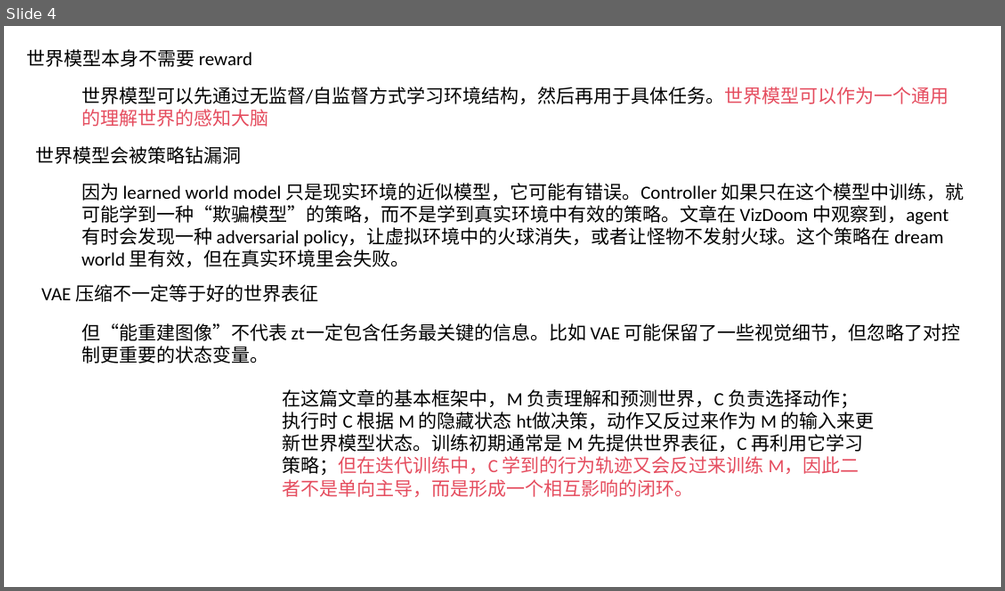
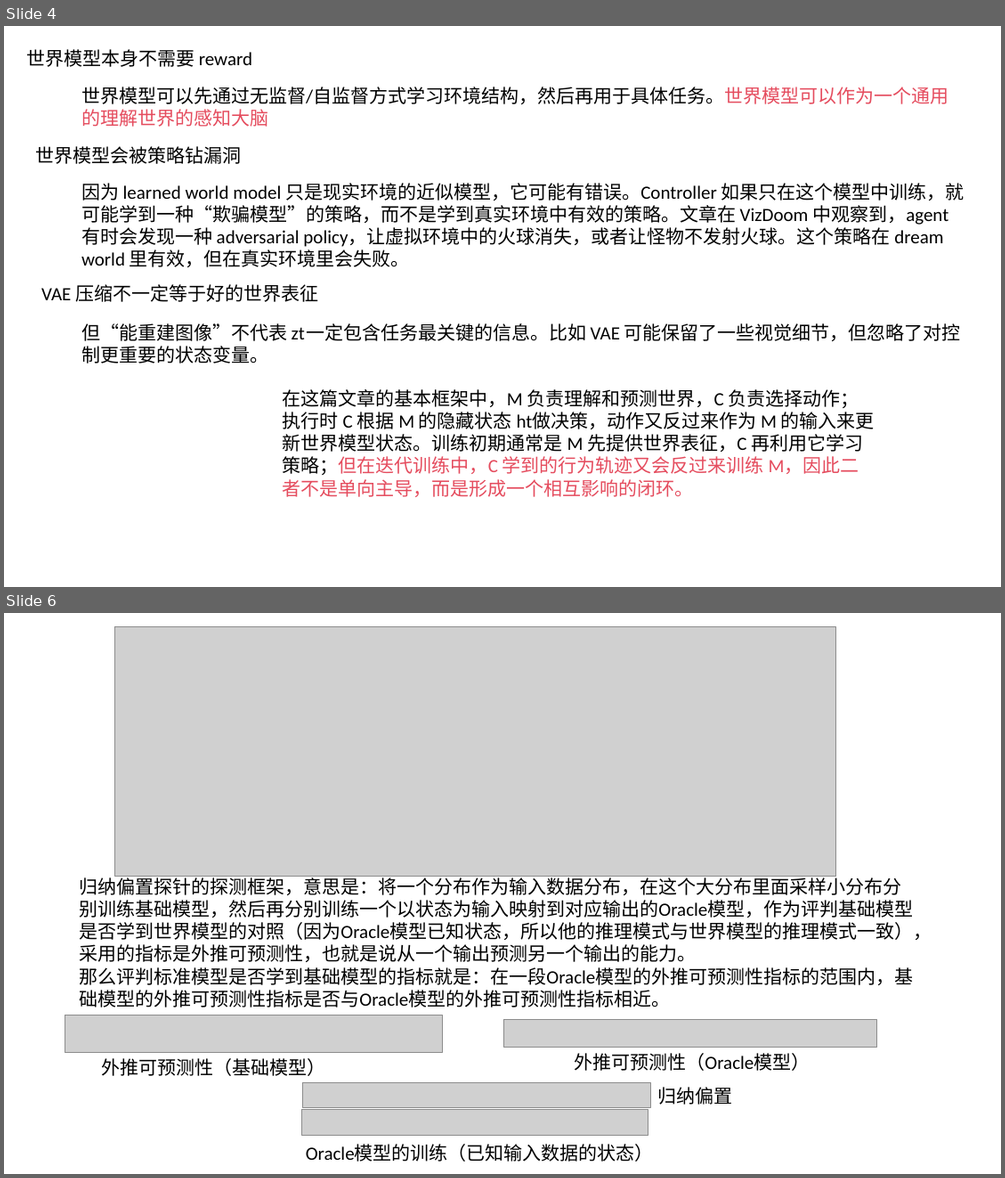
Before and after one commit to shaohewei6/World-Model-NoteBook, a slide deck: world model.pptx. Shown one above the other, each under a label of ours: slide 4 before the commit, slides 4 and 6 after it; the slides between them are not shown. The pictures are 1005x591 and 1005x1178 pixels, drawn with LibreOffice and Linux fonts; fonts in the diff are those of the drawing; grey boxes stand for pictures. Boxes give left, top, right and bottom in pixels: in the first picture for what was removed or moved away, otherwise in the second. Text is boxed around its words. In the diff, an @@ line names an element or a change of style, - is before the commit and + after.

```diff
--- a/world model.pptx
+++ b/world model.pptx
@@ slide 6 added at (4, 613, 1001, 1174), background #FFFFFF @@
@@ picture added at (114, 627, 836, 876) @@
@@ text added at (79, 875, 931, 1007), 18 pt, text #000000 @@
+归纳偏置探针的探测框架，意思是：将一个分布作为输入数据分布，在这个大分布里面采样小分布分别训练基础模型，然后再分别训练一个以状态为输入映射到对应输出的Oracle模型，作为评判基础模型是否学到世界模型的对照（因为Oracle模型已知状态，所以他的推理模式与世界模型的推理模式一致），
+采用的指标是外推可预测性，也就是说从一个输出预测另一个输出的能力。
+那么评判标准模型是否学到基础模型的指标就是：在一段Oracle模型的外推可预测性指标的范围内，基础模型的外推可预测性指标是否与Oracle模型的外推可预测性指标相近。
@@ picture added at (65, 1014, 442, 1052) @@
@@ picture added at (503, 1020, 877, 1046) @@
@@ text added at (102, 1058, 326, 1076), 18 pt, text #000000 @@
+外推可预测性（基础模型）
@@ text added at (574, 1053, 809, 1070), 18 pt, text #000000 @@
+外推可预测性（Oracle模型）
@@ picture added at (302, 1083, 651, 1107) @@
@@ text added at (657, 1086, 732, 1104), 18 pt, text #000000 @@
+归纳偏置
@@ picture added at (302, 1110, 647, 1135) @@
@@ text added at (306, 1143, 654, 1161), 18 pt, text #000000 @@
+Oracle模型的训练（已知输入数据的状态）
```
Also in this commit, not shown: 3 other slides added, 2 slides removed, 2 other files.
